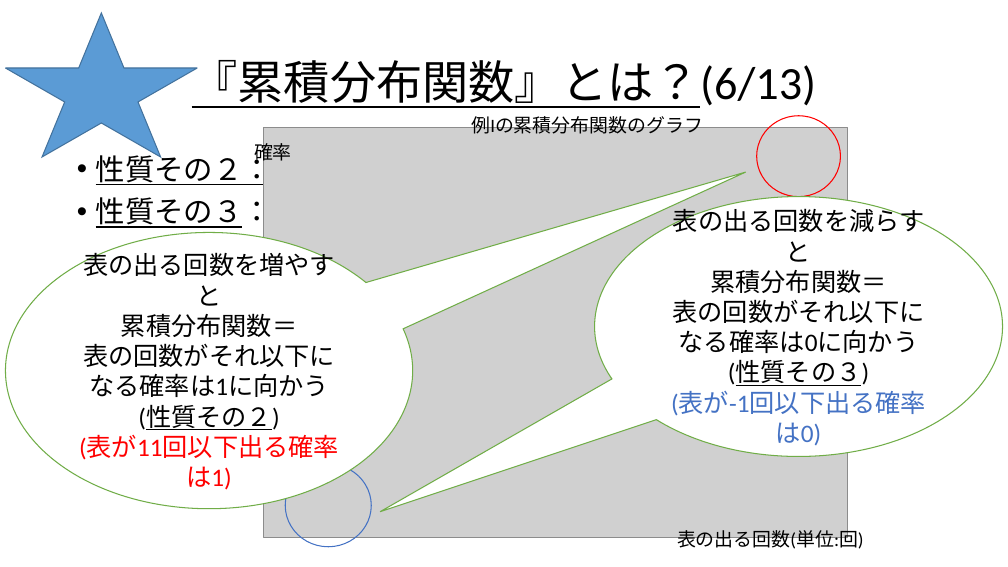
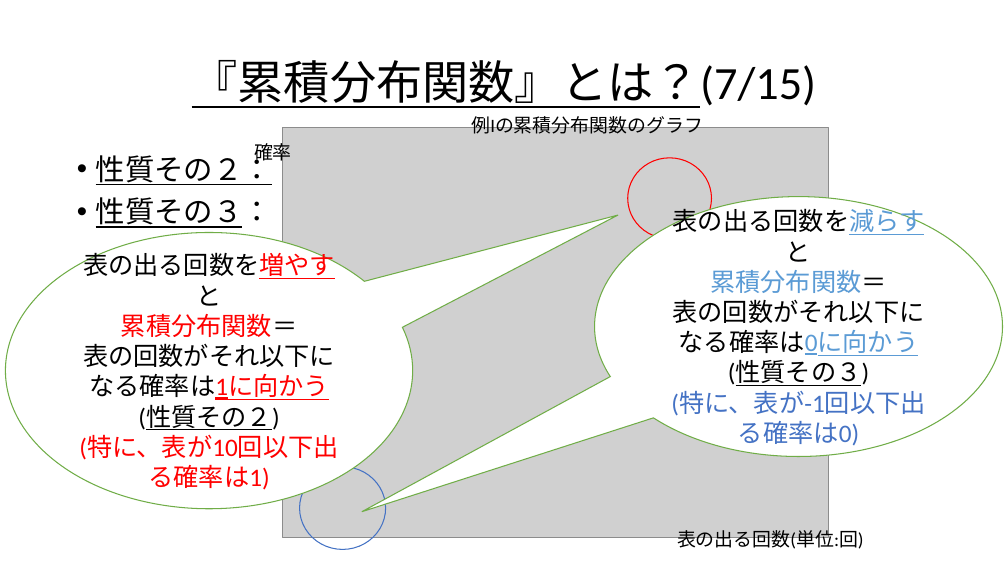
Before and after one commit to Ryo-KATAYAMA/Senior_Project, a slide deck: slide 87 of Chapter4_1.pptx (slide 79 before the commit). Drawn at 1008x567 pixels with LibreOffice and Linux fonts; fonts in the diff are those of the drawing; grey boxes stand for pictures. Boxes give left, top, right and bottom in pixels: in the first picture for what was removed or moved away, otherwise in the second. Text is boxed around its words. In the diff, an @@ line names an element or a change of style, - is before the commit and + after.

```diff
--- a/Chapter4_1.pptx
+++ b/Chapter4_1.pptx
@@ star removed at <box>5,13,197,157</box> @@
@@ title at <box>192,60,817,108</box>: text changed @@
-『累積分布関数』とは？(6/13)
+『累積分布関数』とは？(7/15)
@@ picture: place and size @@
-picture at <box>263,128,848,537</box>
+picture at <box>283,128,829,537</box>
@@ ellipse: place and size @@
-ellipse at <box>757,116,841,197</box>
+ellipse at <box>628,158,712,239</box>
@@ speech bubble "表の出る回数を減らすと" at <box>594,197,1003,457</box>: proportions changed @@
@@ text in speech bubble at <box>673,205,925,356</box>: text colour #000000 to #5B9BD5 in "表の出る回数を減らすと", "累積分布関数＝", "表の回数がそれ以下になる確率は0に向かう"; underline on in "表の出る回数を減らすと", "表の回数がそれ以下になる確率は0に向かう" @@
@@ speech bubble "表の出る回数を増やすと" at <box>5,233,413,509</box>: proportions changed @@
@@ text in speech bubble at <box>83,249,335,400</box>: text colour #000000 to #FF0000 in "表の出る回数を増やすと", "累積分布関数＝", "表の回数がそれ以下になる確率は1に向かう"; underline on in "表の出る回数を増やすと", "表の回数がそれ以下になる確率は1に向かう" @@
@@ text in speech bubble at <box>671,391,925,416</box>: text changed @@
-(表が-1回以下出る確率は0)
+(特に、表が-1回以下出る確率は0)
@@ text in speech bubble at <box>79,435,338,460</box>: text changed @@
-(表が11回以下出る確率は1)
+(特に、表が10回以下出る確率は1)
@@ ellipse: place and size @@
-ellipse at <box>285,464,371,547</box>
+ellipse at <box>299,467,386,549</box>
```
Also in this commit, not shown: 45 other slides changed, 17 slides added, 4 slides removed.
